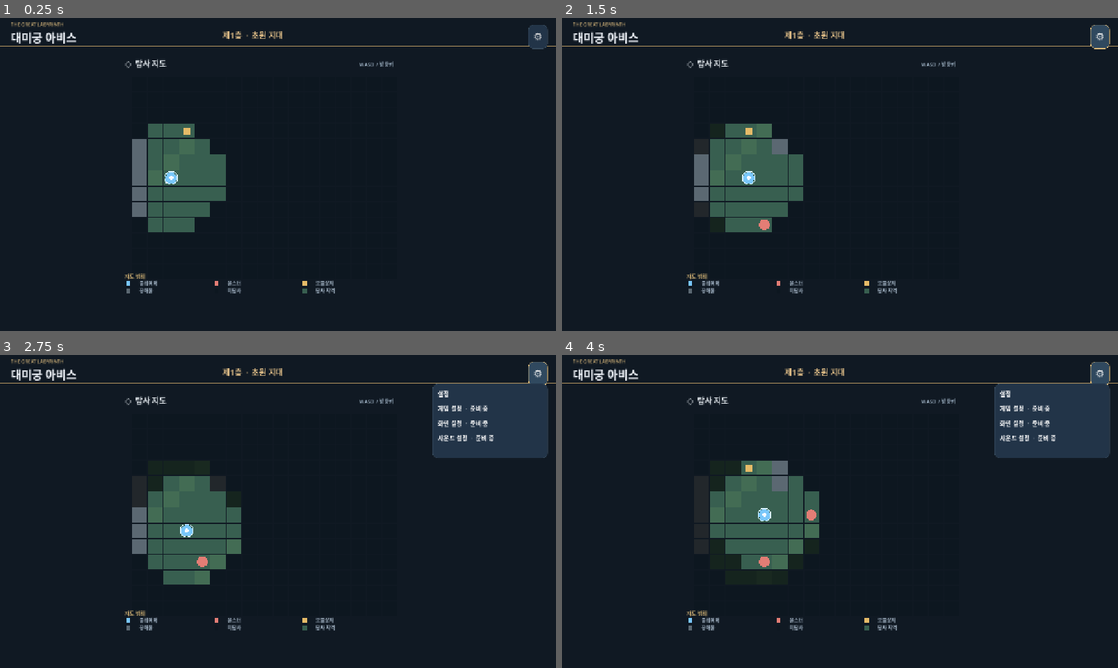
Above: before the commit, frames 1-4 (two rows, left to right).
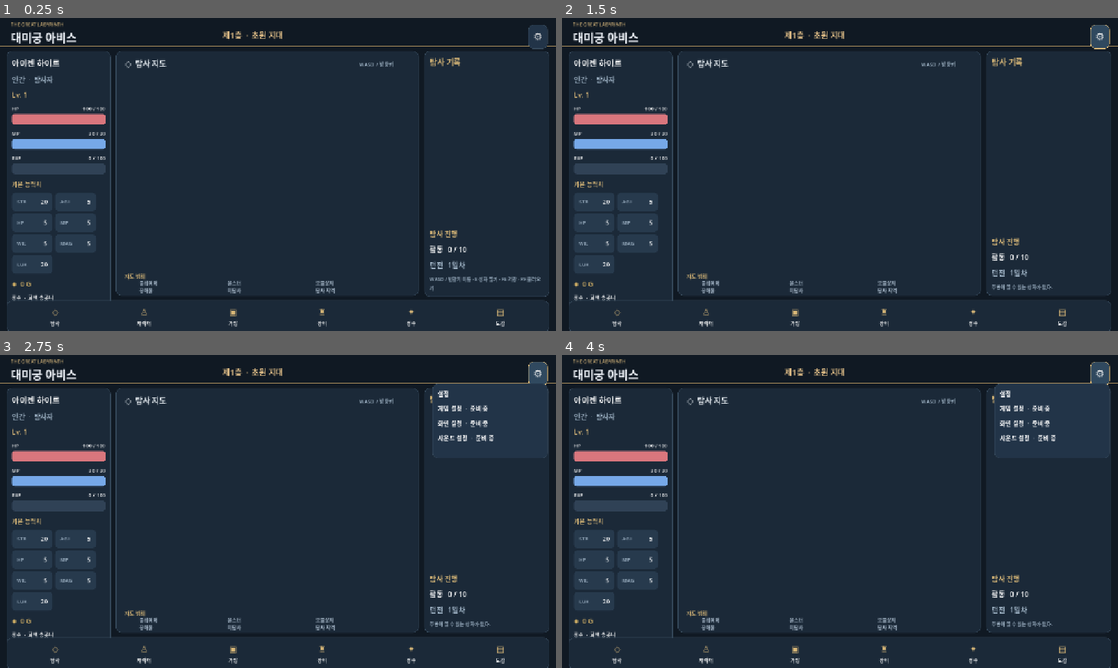
Above: after the commit, the same moments.

Repository: anjunhui007-dev/Abyss_v0_1
Game: Godot game, scene res://scenes/main.tscn
Two runs of this game, one before a commit and one after it. Both use one fixed random seed, a clock stepped at 60 frames per second and the inputs below.
Inputs:
- Up to frame 1 (0.25 s): no input
- Up to frame 2 (1.5 s): click "⚙" at 0.5 s; tap Enter at 1.25 s; hold D from 1.28 s (still down); tap E at 1.35 s
- Up to frame 3 (2.75 s): tap Space at 2 s; release D at 2.03 s; hold S from 2.03 s (still down); tap E at 2.1 s
- Up to frame 4 (4 s): tap Enter at 2.75 s; release S at 2.78 s; hold D 2.78-3.53 s; tap E at 2.85, 3.6 s; tap Space at 3.5 s; hold W from 3.53 s (still down)

The runs differ from the first frame. In frame 1, 12% of the frame differs, in the area x 1-99%, y 10-100%; in frame 2, 12%; in frame 3, 12%; in frame 4, 13%.

Commit message:
Fix missing HUD cards by restoring normal panel draw order

Diff:
--- a/scripts/main.gd
+++ b/scripts/main.gd
@@ -72,7 +72,6 @@
 func _panel(pos: Vector2, dimensions: Vector2, bg: String = "1b2938") -> PanelContainer:
 	var panel := PanelContainer.new()
 	panel.position = pos
-	panel.show_behind_parent = true
 	panel.custom_minimum_size = dimensions
 	panel.add_theme_stylebox_override("panel", _style(bg))
 	add_child(panel)
@@ -206,6 +205,7 @@
 	essence_label.add_theme_font_size_override("font_size", 12)
 	left_col.add_child(essence_label)
 	var middle := _panel(Vector2(267, 76), Vector2(697, 563))
+	middle.mouse_filter = Control.MOUSE_FILTER_IGNORE
 	_make_label("◇  탐사 지도", Vector2(288, 91), 18, Color("eaf0f5"))
 	_make_label("WASD / 방향키", Vector2(827, 97), 12, Color("9fb3c5"))
 	_make_label("지도 범례", Vector2(287, 585), 12, Color("d9b878"))
